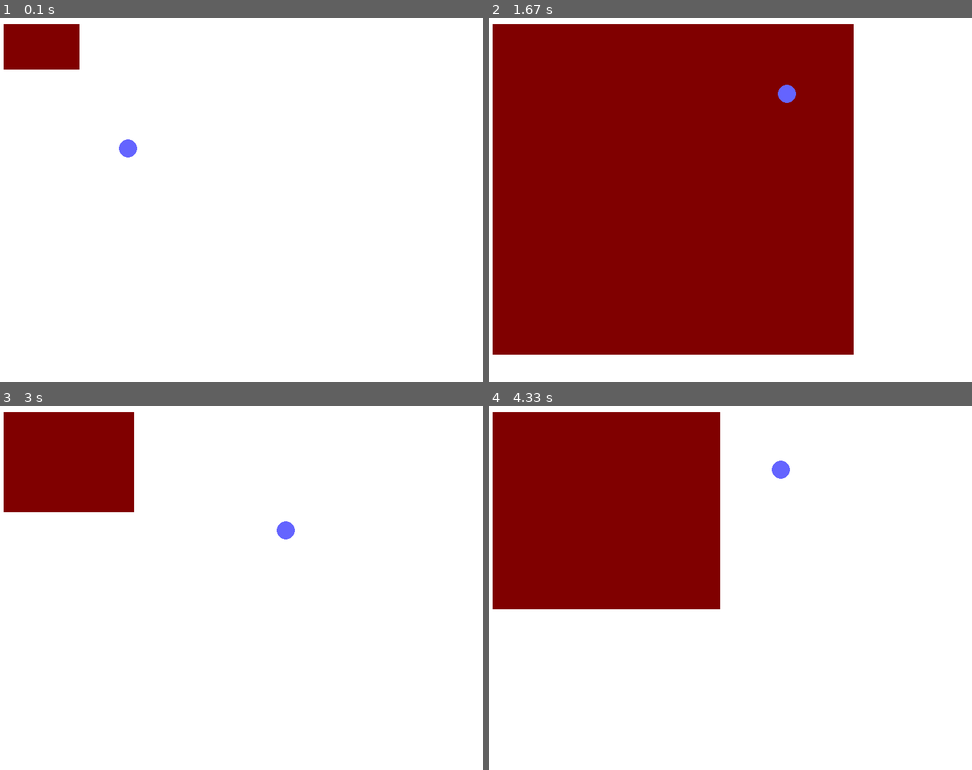
Above: before the commit, frames 1-4 (two rows, left to right).
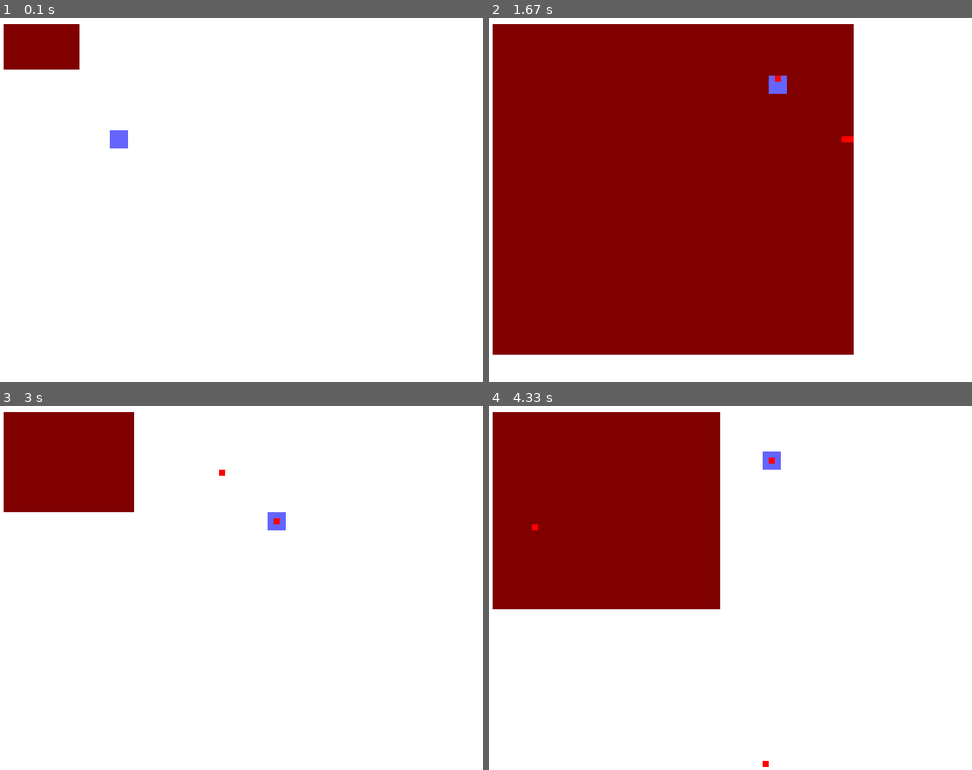
Above: after the commit, the same moments.

Repository: macchan1978/python_game
Game: pygame game, started from pygame_main.py
Same seed, same stepped clock (60 frames per second), same inputs: the game is played once before the commit and once after it.
Inputs:
- Up to frame 1 (0.1 s): no input
- Up to frame 2 (1.67 s): hold Space 0.33-0.8 s; hold Right 0.33-0.8 s; hold Right 0.83-1.3 s; tap Space at 0.9, 1.2, 1.4 s; hold Up 1.33-1.63 s
- Up to frame 3 (3 s): hold Right 1.67-2.13 s; tap Space at 1.73, 2.03, 2.23, 2.53, 2.8 s; hold Left 2.17-2.7 s; hold Down from 2.73 s (still down)
- Up to frame 4 (4.33 s): release Down at 3.03 s; hold Left 3.07-3.47 s; tap Space at 3.13, 3.43, 3.57, 3.97, 4.27 s; hold Up 3.5-3.87 s; hold Right from 3.9 s (still down)

The runs differ from the first frame. In frame 1, 0.3% of the frame differs, in the area x 22-29%, y 30-39%; in frame 2, 0.3%, in the area x 57-76%, y 15-35%; in frame 3, 0.3%; in frame 4, 0.3%.

Commit message:
弾を撃てるように

Diff:
--- /dev/null
+++ b/objects/__init__.py
@@ -0,0 +1,2 @@
+from .objectBase import *
+from .player import *
--- /dev/null
+++ b/objects/bullet.py
@@ -0,0 +1,27 @@
+import pygame as pg
+from .objectBase import *
+
+
+class Bullet(ObjectBase):
+    def __init__(self, pos: PosF, vec: VecF):
+        self.color = [255, 0, 0]
+        self.pos = pos
+        self.vec = vec
+        self.rect = pg.Rect(0, 0, 10, 10)
+        self.counter = 0
+
+    def tick(self):
+        self.pos += self.vec
+        self.updateRect()
+        self.counter += 1
+
+    def isLive(self):
+        return self.counter < 100
+
+    #TODO : そのうち共通化
+    def updateRect(self):
+        posI = self.pos.toPosI()
+        self.rect.center = (posI.x, posI.y)
+
+    def render(self, surface: pg.surface.Surface):
+        pg.draw.rect(surface, color=self.color, rect=self.rect)
--- /dev/null
+++ b/objects/objectBase.py
@@ -0,0 +1,29 @@
+class ObjectBase:
+    pass
+
+class PosI:
+    def __init__(self,x:int, y:int):
+        self.x=x
+        self.y=y
+
+class PosF:
+    def __init__(self,x:float,y:float):
+        self.x=x
+        self.y=y
+    def toPosI(self)->PosI:
+        return PosI(int(self.x),int(self.y))
+
+    def __add__(self, trg):
+        return PosF(self.x+trg.x, self.y+trg.y)
+    pass
+
+class VecF(PosF):
+    def __init(self,x:float,y:float):
+        super().__init__(x,y)
+
+
+def main():
+    pass
+
+if __name__ == '__main__':
+    main()
--- /dev/null
+++ b/objects/player.py
@@ -0,0 +1,35 @@
+from __future__ import annotations
+import pygame as pg
+from .objectBase import *
+from .bullet import *
+
+
+class Player(ObjectBase):
+    def __init__(self, pos: PosF):
+        self.color = [100, 100, 255]
+        self.pos = pos
+        self.dirVec = VecF(1, 0)
+        self.moveVec = VecF(0, 0)
+        self.rect = pg.Rect(0, 0, 30, 30)
+        self.updateRect()
+
+    def updateRect(self):
+        posI = self.pos.toPosI()
+        self.rect.center = (posI.x, posI.y)
+
+    def move(self, vec: VecF):
+        self.moveVec = self.dirVec = vec
+
+    def shot(self, bullets: list[Bullet]):
+        bullets.append(Bullet(self.pos, self.dirVec))
+        pass
+
+    def tick(self):
+        self.pos += self.moveVec
+        self.moveVec = VecF(0, 0)
+        self.updateRect()
+
+    def render(self, surface: pg.surface.Surface):
+        pg.draw.rect(surface, color=self.color, rect=self.rect)
+
+        pass
--- a/pygame_main.py
+++ b/pygame_main.py
@@ -1,5 +1,6 @@
 from __future__ import annotations
 from collections import defaultdict
+from objects import *
 import pygame as pg
 import os
 import numpy as np
@@ -22,11 +23,15 @@
     running = True
     counter = 0
     counterAdd = 5
-    pos = np.array((200, 200))
     speed = 5
 
+    player = Player(pos=PosF(200, 200))
+
     vec = np.array((0, 0))
+    bullets: list[Bullet] = []
+    vec = None
     while running:
+        shot = False
         clock.tick(60)
         for event in pg.event.get():
             if event.type == pg.QUIT:
@@ -40,23 +45,37 @@
                     vec = np.array((0, -speed))
                 if event.key == pg.K_DOWN:
                     vec = np.array((0, speed))
+                if event.key == pg.K_SPACE:
+                    shot = True
             if event.type == pg.KEYUP:
                 if event.key in [pg.K_RIGHT, pg.K_LEFT, pg.K_UP, pg.K_DOWN]:
                     vec = np.array((0, 0))
+                    vec = None
 
         counter += counterAdd
         if counter > 500 or counter < 0:
             counterAdd = -counterAdd
         print(f'counter : {counter}')
 
-        pos = pos+vec
+        if vec is not None:
+            player.move(VecF(vec[0], vec[1]))
+        if shot:
+            player.shot(bullets)
+        player.tick()
+
+        for b in bullets:
+            b.tick()
+        bullets = [b for b in bullets if b.isLive()]
 
         screen.fill((255, 255, 255))
         # MEMO : rectは半透明を使えない。
         pg.draw.rect(screen, color=(128, 0, 0), rect=[
                      10, 10, 100+counter, 50+counter])
-        pg.draw.ellipse(screen, color=(100, 100, 255),
-                        rect=[pos[0], pos[1], 30, 30])
+        player.render(screen)
+        for b in bullets:
+            b.render(screen)
+        # pg.draw.ellipse(screen, color=(100, 100, 255),
+        #                 rect=[pos[0], pos[1], 30, 30])
         pg.display.flip()
 
 
